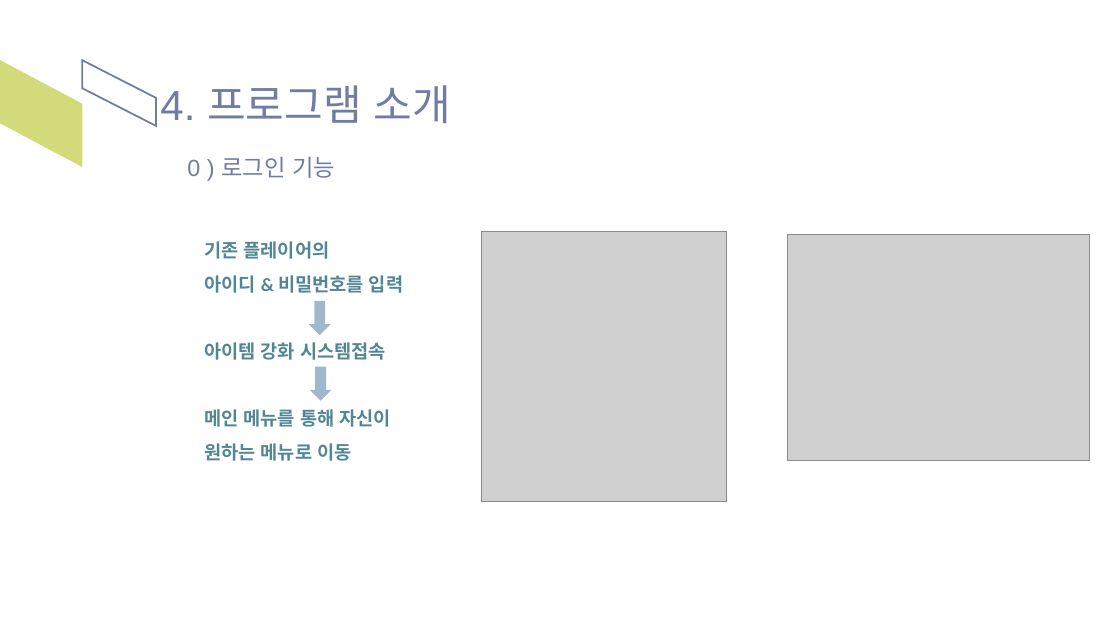
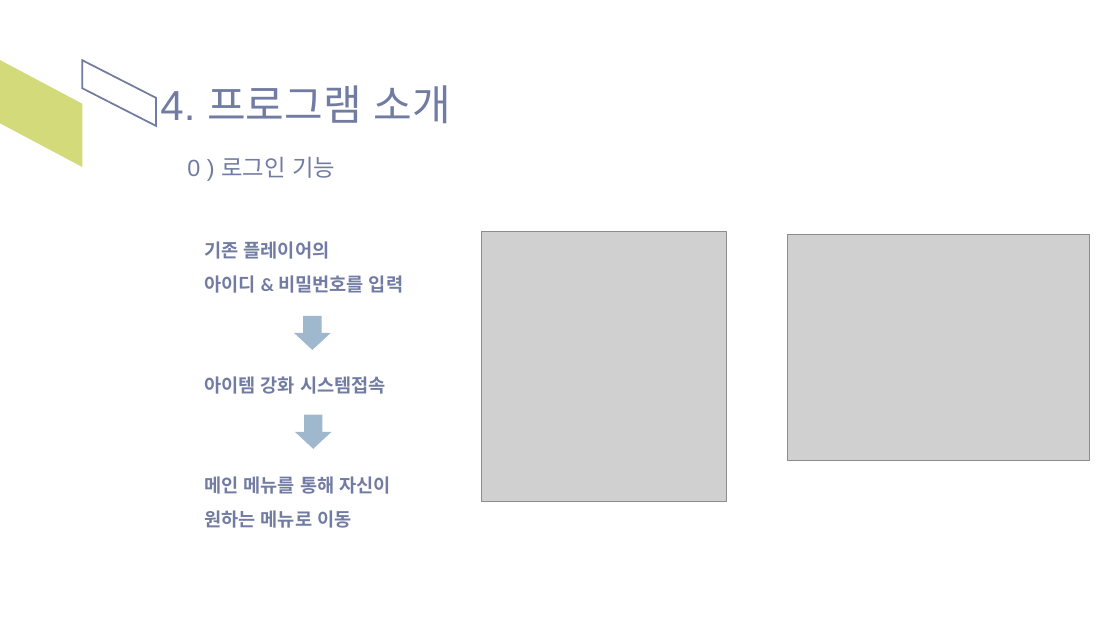
Before and after one commit to yn0315/team-project04, a slide deck: slide 9 of 프로젝트4 발표자료.pptx. Drawn at 1120x630 pixels with LibreOffice and Linux fonts; fonts in the diff are those of the drawing; grey boxes stand for pictures. Boxes give left, top, right and bottom in pixels: in the first picture for what was removed or moved away, otherwise in the second. Text is boxed around its words. In the diff, an @@ line names an element or a change of style, - is before the commit and + after.

Commit message:
09.16 아이템 업그레이드 프로그램 최종본

```diff
--- a/프로젝트4 발표자료.pptx
+++ b/프로젝트4 발표자료.pptx
@@ text "기존 플레이어의" at (204,241,403,528): text colour #528693 to #727CA3 @@
@@ down arrow: place and size @@
-down arrow at (309,301,331,335)
+down arrow at (294,316,331,350)
@@ down arrow: place and size @@
-down arrow at (310,366,332,401)
+down arrow at (295,415,332,450)
```
Also in this commit, not shown: 9 other slides changed, 3 other files.
